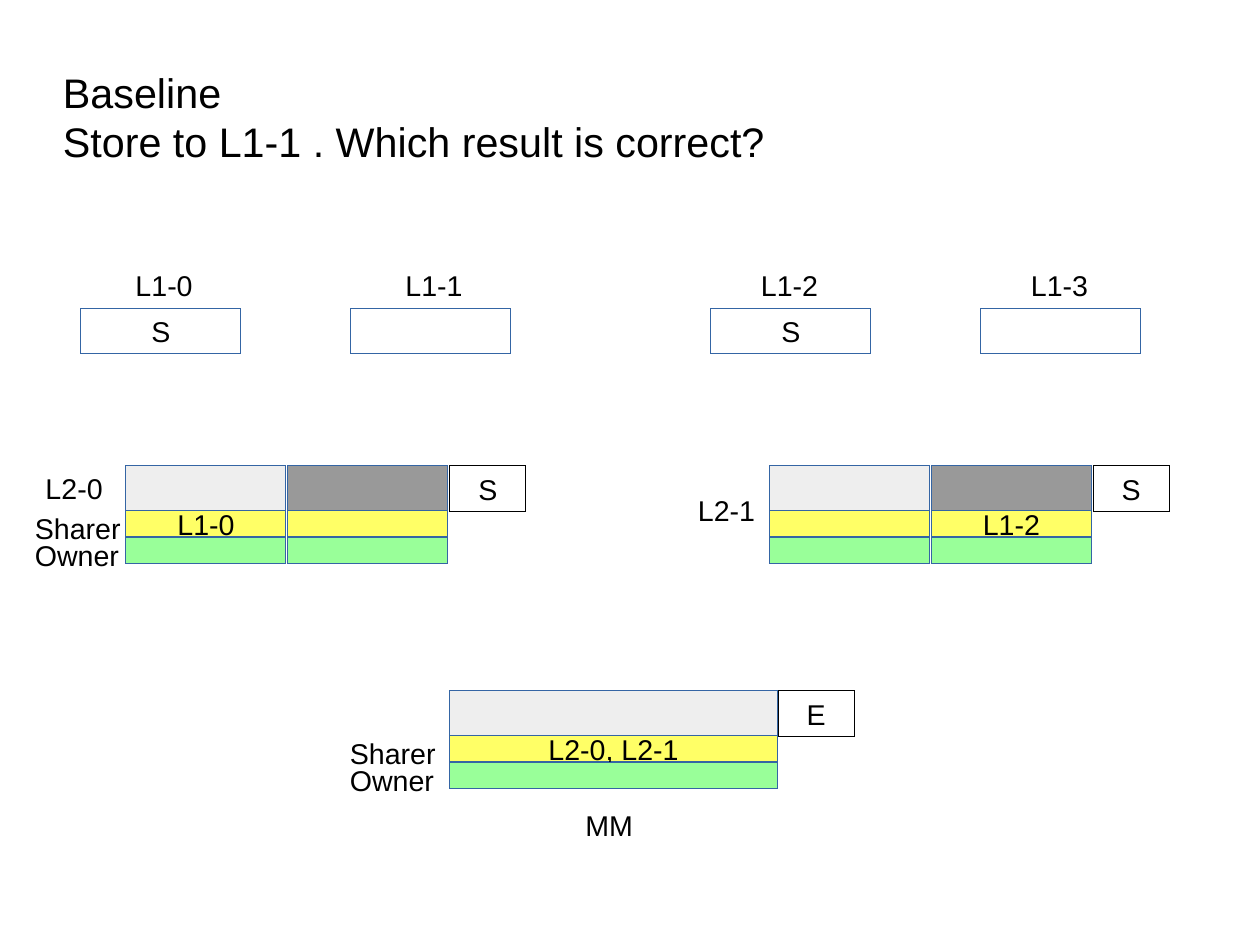
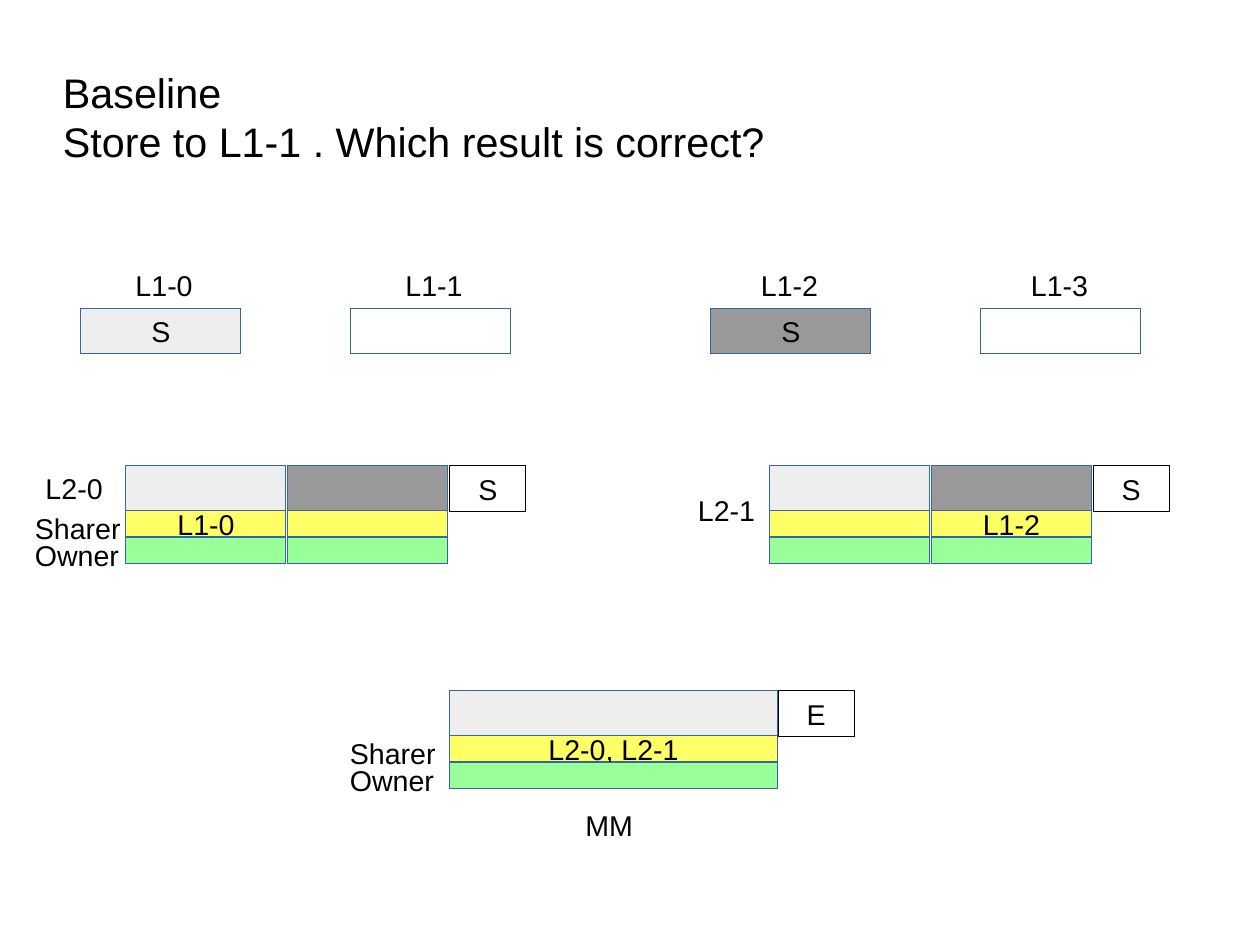
Before and after one commit to agostini01/nyanRepo, a slide deck: slide 1 of samples/nmsi/config-0-scn-1/local_test_scn.odp. Drawn at 1260x945 pixels with LibreOffice and Linux fonts; fonts in the diff are those of the drawing. Boxes give left, top, right and bottom in pixels: in the first picture for what was removed or moved away, otherwise in the second. Text is boxed around its words. In the diff, an @@ line names an element or a change of style, - is before the commit and + after.

```diff
--- a/samples/nmsi/config-0-scn-1/local_test_scn.odp
+++ b/samples/nmsi/config-0-scn-1/local_test_scn.odp
@@ rectangle "S" at <box>81,309,241,354</box>: fill #FFFFFF to #EEEEEE @@
@@ rectangle "S" at <box>711,309,871,354</box>: fill #FFFFFF to #999999 @@
```
Also in this commit, not shown: 2 other files.
